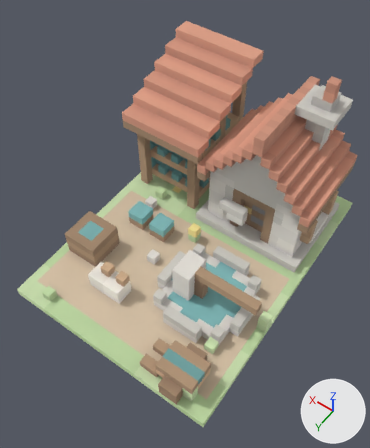
The glTF model client/public/models/woad_farm.glb as it was, and as the next commit left it.
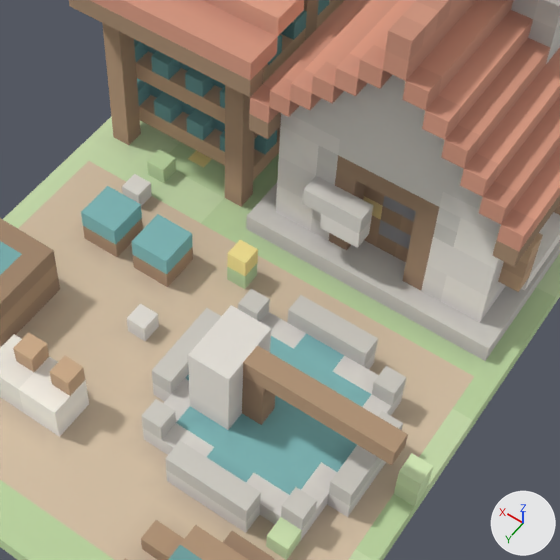
Each version appears first whole from a 50 mm lens placed at (-2.37, 3.57, 6.04), pointed at (-0.07, 0.35, 0.99), and next in a close-up on the part from 26% to 88% of the width and 28% to 79% of the height. Arrows for +X, +Y and +Z are at lower right; the lights stay in place. The last two pictures show the newer version. Where no turn or scale is listed for an object, it has been applied to the vertices. Vertices at exactly the same position are counted once.

Objects in the first close-up: 'woad_farm'.
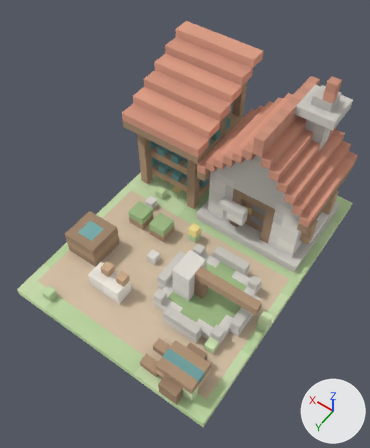
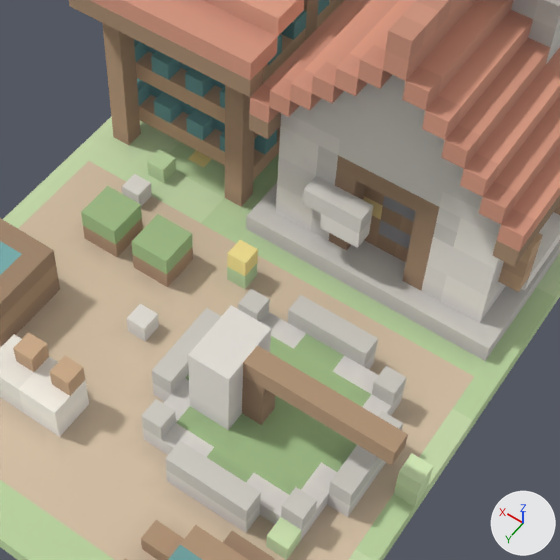
What changed in the scene script:
```text
Change me_woad_farm:
    where me_woad_farm.from_pydata(...)  # 2179 vertices, 3848 faces; spans x -1.5..1.5, y -2.0..2.0, z 0.0..2.5
    used by ob_woad_farm; location = (0.0, 0.0, 0.0)
    me_woad_farm part 1: 66 faces centred in x -1.08..1.0, y 0.0..1.08, z 0.25..0.38 are repainted in the vertex colours; the middle colour goes from cyan #80b9b9 to green #a1bd87
```

What differs and where, as boxes [x1, y1, x2, y2] in the close-ups (560 x 560 px):
part 1 of me_woad_farm, recoloured (cyan to green): [81, 186, 372, 495] in both
